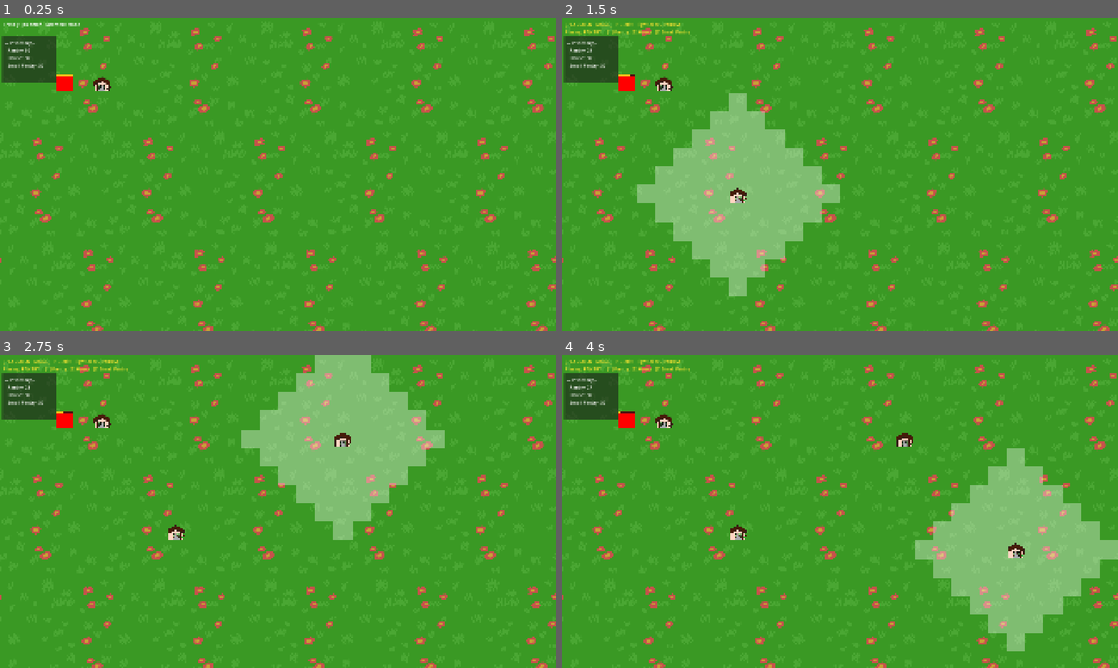
Above: before the commit, frames 1-4 (two rows, left to right).
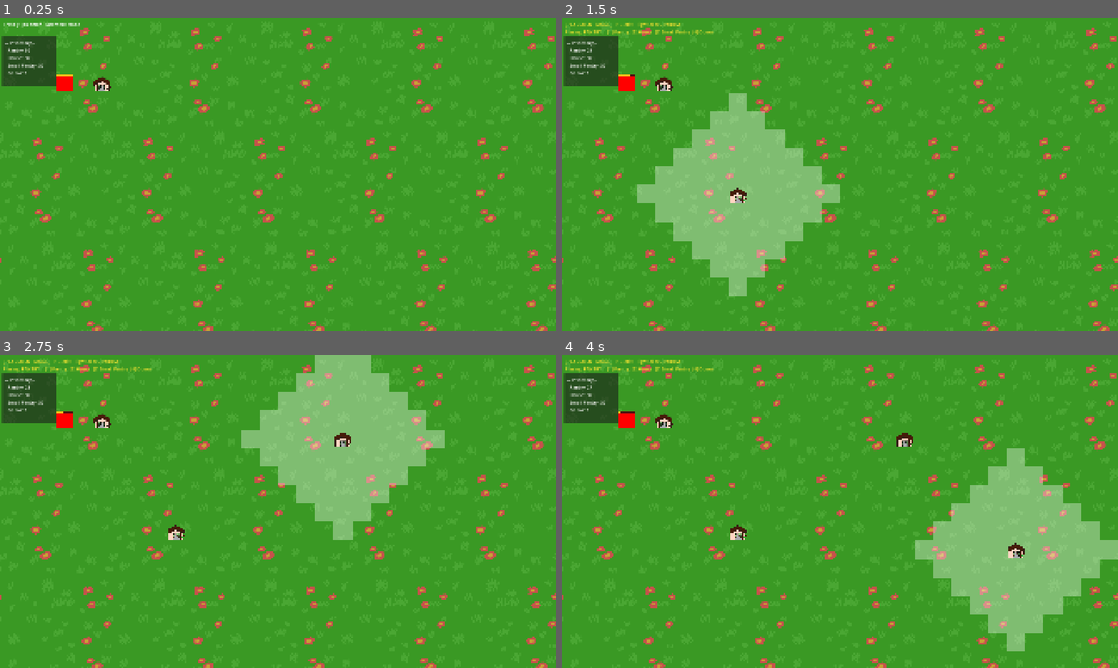
Above: after the commit, the same moments.

Repository: BigWing06/C3-Game-Jam-JARRN-Studios
Game: Godot game, scene res://scenes/RootGameScene/RootGameScene.tscn
The game is run twice, just before and just after one commit, with the same random seed, the same clock (stepped at 60 frames per second) and the same inputs. This scene is started directly instead of the project's main scene. Sound files missing from this copy of the repository are replaced by a short silence.
Inputs (mouse positions are in pixels of both pictures, inside the frame that each line leads up to):
- Up to frame 1 (0.25 s): no input
- Up to frame 2 (1.5 s): tap P at 0.5, 0.6, 1.25 s; move the mouse to (962, 158) at 0.52 s; click (962, 158) at 0.67 s; tap Space at 0.77 s; move the mouse to (728, 190) at 1.27 s; tap 1 at 1.35 s; click (728, 190) at 1.42 s
- Up to frame 3 (2.75 s): tap Space at 1.52 s; tap Enter at 2 s; move the mouse to (333, 442) at 2.02 s; tap 9 at 2.1 s; click (333, 442) at 2.17 s
- Up to frame 4 (4 s): tap Space at 2.75, 3.02, 3.77 s; move the mouse to (812, 574) at 2.77 s; tap P at 2.85, 3.5 s; click (812, 574) at 2.92 s; move the mouse to (1006, 558) at 3.52 s; tap 1 at 3.6 s; click (1006, 558) at 3.67 s

The runs differ from the first frame. In frame 1, 0.1% of the frame differs, in the area x 0-11%, y 17-22%; in frame 2, 0.2%, in the area x 0-28%, y 3-22%; in frame 3, 0.2%; in frame 4, 0.2%.

Commit message:
add donor

Diff:
--- a/pantry-planners/scenes/PlacementTileMap/PlacementTileMap.gd
+++ b/pantry-planners/scenes/PlacementTileMap/PlacementTileMap.gd
@@ -14,8 +14,9 @@
 # Placeholder appearance per entity type
 # ---------------------------------------------------------------------------
 const ENTITY_COLORS := {
-	"pantry": Color(1.0, 0.65, 0.0, 0.85),   # orange
-	"house":  Color(0.3, 0.6,  1.0, 0.85),   # blue
+	"pantry": Color(1.0, 0.65, 0.0, 0.85),
+	"house":  Color(0.3, 0.6,  1.0, 0.85),
+	"donor":  Color(0.9, 0.75, 0.3, 0.85),
 }
 const ENTITY_LABELS := {
 	"pantry": "P",
@@ -23,9 +24,10 @@
 }
 
 const PLACEABLE_ENTITIES = [
-	{"key":"pantry", "name": "Pantry"},
-	{"key":"house", "name": "House"},
-	{"key":"small_pantry", "name": "Small Pantry"}
+	{"key":"pantry",       "name": "Pantry"},
+	{"key":"house",        "name": "House"},
+	{"key":"small_pantry", "name": "Small Pantry"},
+	{"key":"donor",        "name": "Donor"},
 ]
 
 # ---------------------------------------------------------------------------
@@ -45,6 +47,7 @@
 ## How many houses the player starts with in their inventory (usually 0).
 @export var starting_house_count:  int = 30
 @export var starting_small_pantry_count: int = 30
+@export var starting_donor_count: int = 3  # given per donor food type
 
 # ---------------------------------------------------------------------------
 # Signals
@@ -84,10 +87,13 @@
 # ---------------------------------------------------------------------------
 func _ready() -> void:
 	_inventory = {
-		"pantry": starting_pantry_count,
-		"house":  starting_house_count,
-		"small_pantry" : starting_small_pantry_count
+		"pantry":      starting_pantry_count,
+		"house":       starting_house_count,
+		"small_pantry":starting_small_pantry_count,
+		"donor": starting_donor_count,
 	}
+	# Donor reuses the house scene; alias at runtime to avoid tscn edits
+	scene_dict["donor"] = scene_dict["house"]
 	_setup_grid_layer()
 	_place_initial_entities()
 	_create_pantry_info_panel()
@@ -355,8 +361,10 @@
 			scene_node.find_reachable(self, tile)
 	scene_node.set_placement_mode("placed")
 	if entity_type == "house":
-		scene_node.setup({"type":"normal"}, self, tile)
+		scene_node.setup({"type": "normal"}, self, tile)
 		scene_node.died.connect(func(): get_tree().change_scene_to_file("res://scenes/Main Menu/GameOver.tscn"))
+	elif entity_type == "donor":
+		scene_node.setup({"type": "donator", "donates": ["bread"]}, self, tile)
 	_grid_data[tile] = { "type": entity_type, "player_can_edit": player_can_edit, "scene": scene_node }
 	for position_key in _grid_data.keys():
 		if _grid_data[position_key]["scene"] in get_tree().get_nodes_in_group("pantry"):
--- a/pantry-planners/scenes/pantry/pantry.gd
+++ b/pantry-planners/scenes/pantry/pantry.gd
@@ -66,6 +66,9 @@
 
 # This function is called by houses in radius when
 # they want to take food from the pantry
+func add_food(type: String) -> void:
+	set_food(type, get_food_amount(type) + 1)
+
 func take_food(type: String) -> void:
 	set_food(type, get_food_amount(type) - 1)
 	if (type in food_calls.keys()):
